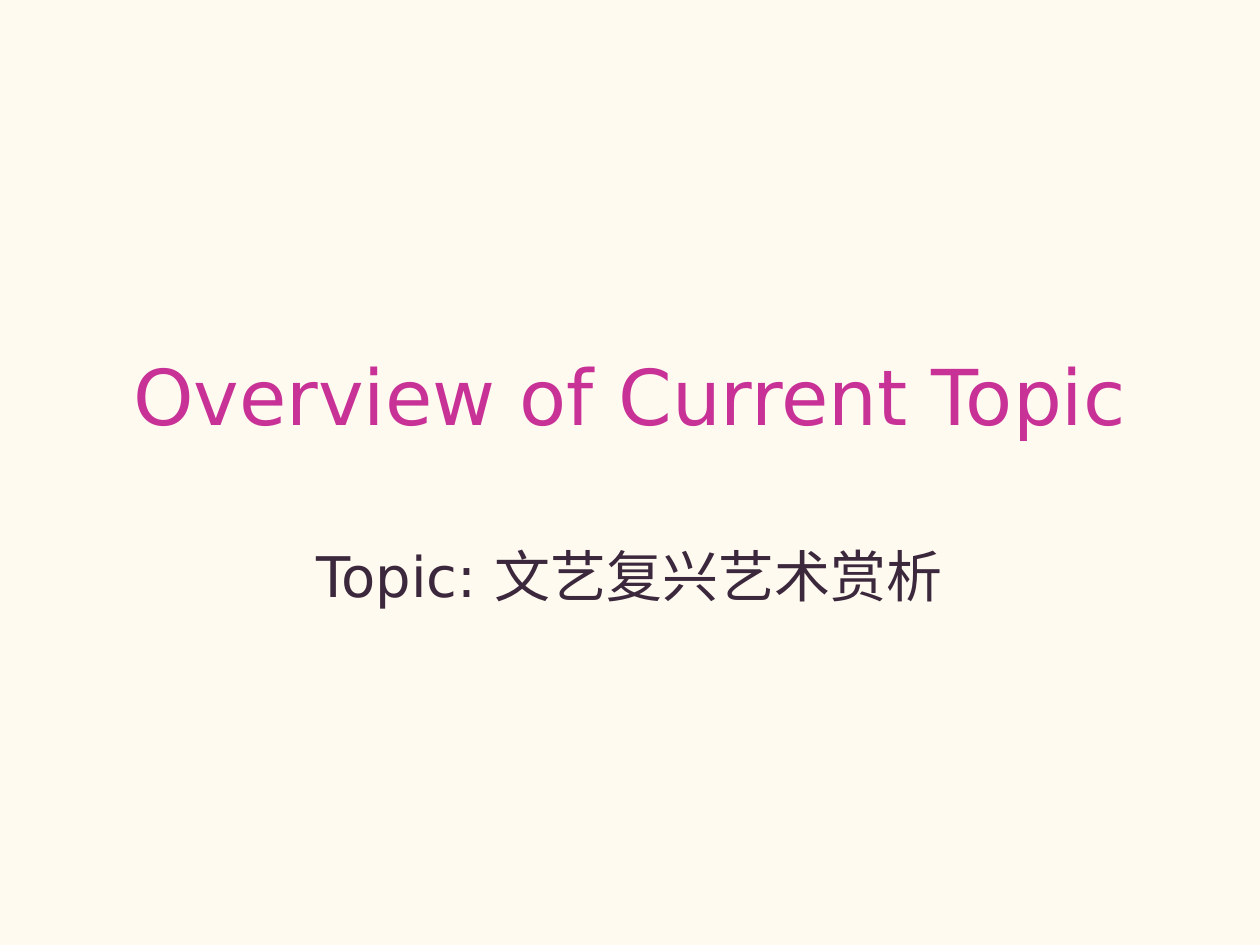
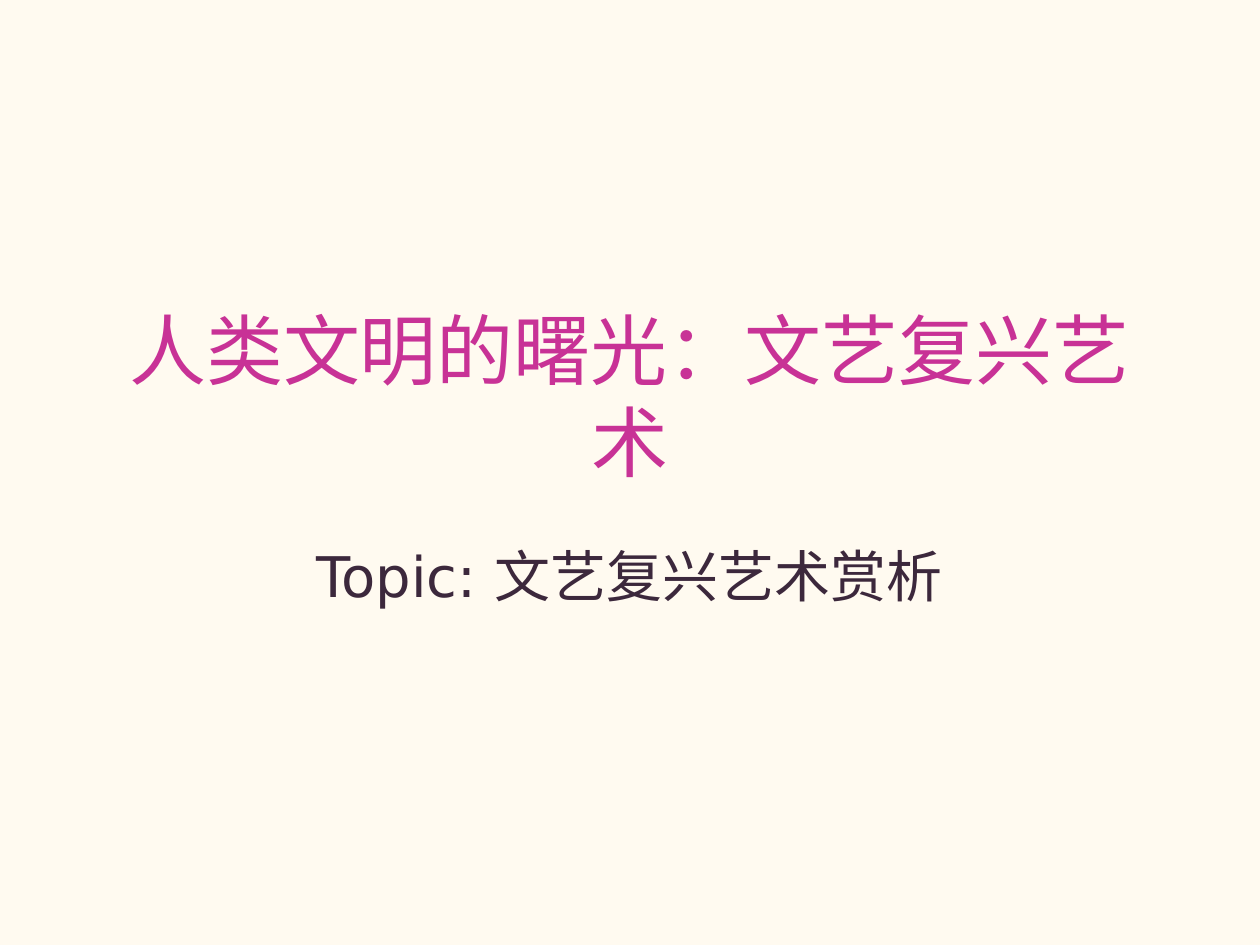
Before and after one commit to yeasy/AutoPPT, a slide deck: slide 14 of samples/cn_art.pptx (slide 1 before the commit). Drawn at 1260x945 pixels with LibreOffice and Linux fonts; fonts in the diff are those of the drawing. Boxes give left, top, right and bottom in pixels: in the first picture for what was removed or moved away, otherwise in the second. Text is boxed around its words. In the diff, an @@ line names an element or a change of style, - is before the commit and + after.

Commit message:
Complete overhaul of samples: Injected substantive, professional research content for all 6 flagship topics

```diff
--- a/samples/cn_art.pptx
+++ b/samples/cn_art.pptx
@@ title at [129, 314, 1130, 477]: text changed @@
-Overview of Current Topic
+人类文明的曙光：文艺复兴艺术
```
Also in this commit, not shown: 18 slides added, 10 slides removed, 5 other files.
